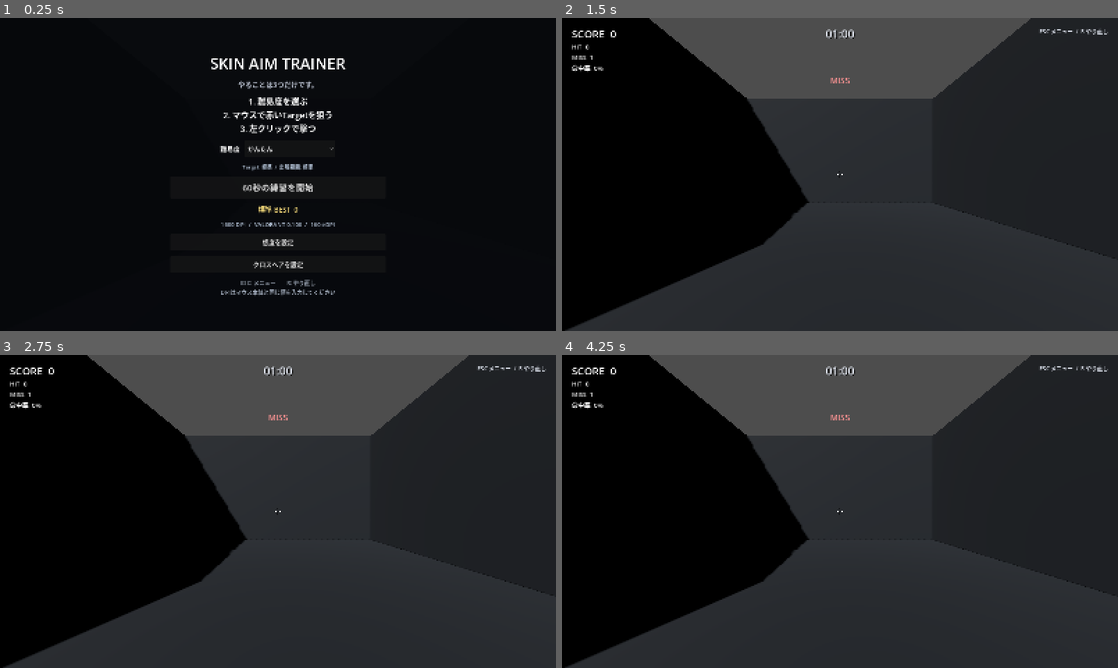
Above: before the commit, frames 1-4 (two rows, left to right).
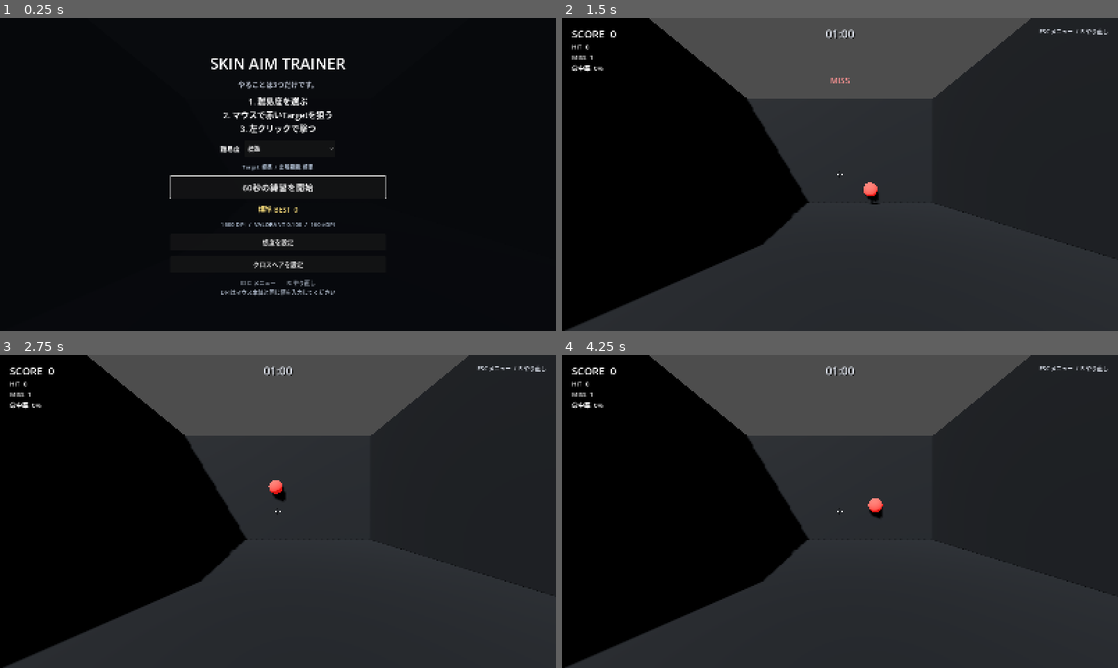
Above: after the commit, the same moments.

Repository: EliteMay/Skin-Aim-Trainer
Game: Godot game, scene res://scenes/main.tscn
Same seed, same stepped clock (60 frames per second), same inputs: the game is played once before the commit and once after it.
Inputs (mouse positions are in pixels of both pictures, inside the frame that each line leads up to):
- Up to frame 1 (0.25 s): no input
- Up to frame 2 (1.5 s): click "60秒の練習を開始" at 0.5 s; tap Enter at 1.25 s; move the mouse to (962, 158) at 1.27 s; tap R at 1.35 s; click (962, 158) at 1.42 s
- Up to frame 3 (2.75 s): move the mouse to (166, 527) at 2.02 s; tap R at 2.1 s; click (166, 527) at 2.17 s
- Up to frame 4 (4.25 s): move the mouse to (895, 442) at 2.77 s; tap R at 2.85, 3.6 s; click (895, 442) at 2.92 s; move the mouse to (812, 574) at 3.52 s; click (812, 574) at 3.67 s

The runs differ from the first frame. In frame 1, 0.3% of the frame differs, in the area x 30-70%, y 40-58%; in frame 2, 0.1%; in frame 3, 0.2%; in frame 4, 0.2%.
Error before the commit: Invalid access to property or key 'pressed' on a base object of type 'null instance'. (res://scripts/aim_trainer.gd:255)

Commit message:
ui: add main-menu button to pause overlay

Diff:
--- a/scenes/main.tscn
+++ b/scenes/main.tscn
@@ -355,6 +355,13 @@
 theme_override_font_sizes/font_size = 19
 text = "最初からやり直す"
 
+[node name="MainMenuButton" type="Button" parent="UI/PauseOverlay/Center/Content"]
+custom_minimum_size = Vector2(0, 50)
+layout_mode = 2
+theme_override_font_sizes/font_size = 19
+text = "メインメニューへ戻る"
+tooltip_text = "途中のSessionは記録されません"
+
 [node name="SettingsOverlay" type="Control" parent="UI"]
 visible = false
 layout_mode = 3
